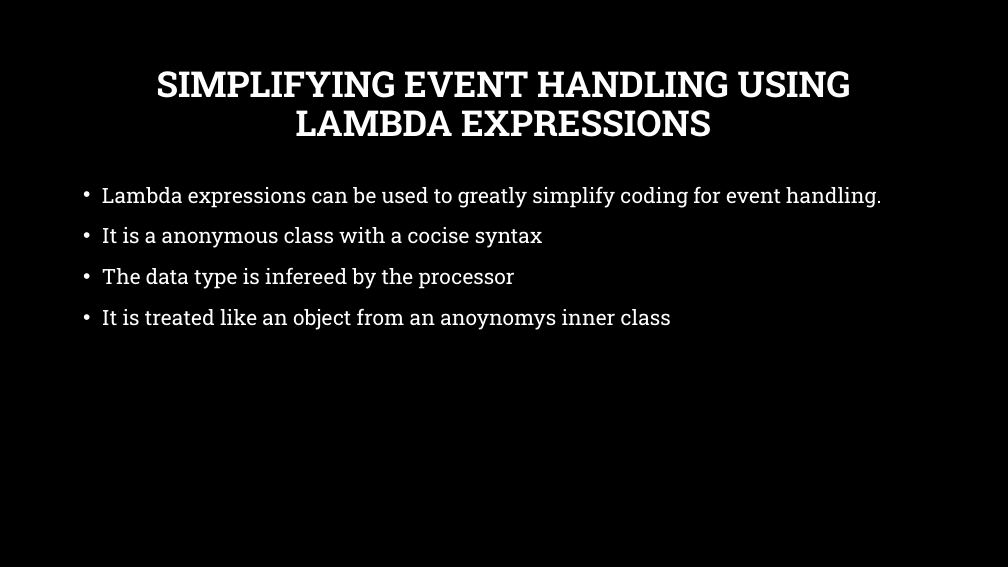
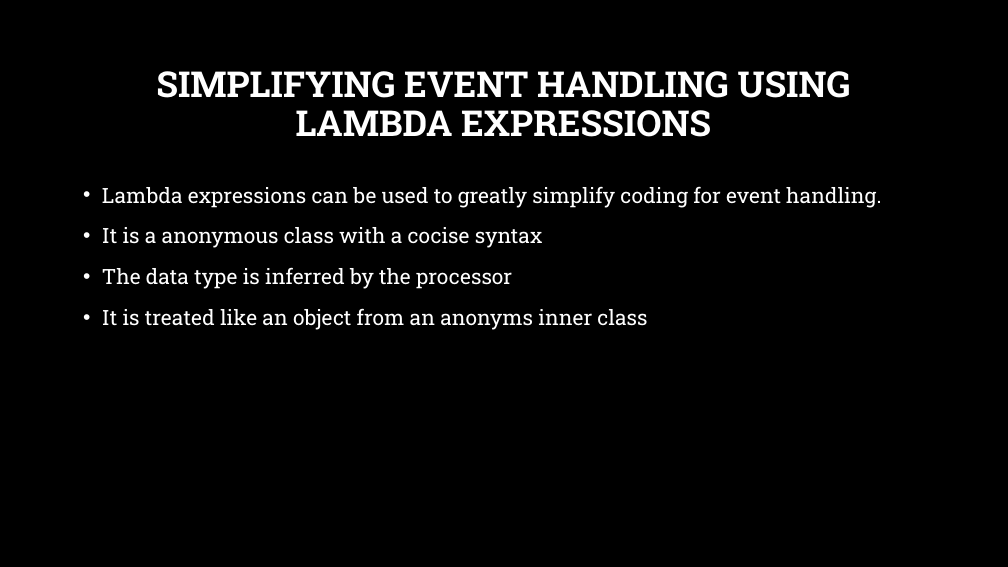
Before and after one commit to HayleyJones/Testing, a slide deck: slide 10 of Chapter 15.pptx. Drawn at 1008x567 pixels with LibreOffice and Linux fonts; fonts in the diff are those of the drawing; background and template pictures are left out. Boxes give left, top, right and bottom in pixels: in the first picture for what was removed or moved away, otherwise in the second. Text is boxed around its words. In the diff, an @@ line names an element or a change of style, - is before the commit and + after.

Commit message:
made changes

```diff
--- a/Chapter 15.pptx
+++ b/Chapter 15.pptx
@@ text at <box>102,267,647,330</box>: text changed @@
-• The data type is infereed by the processor
-• It is treated like an object from an anoynomys inner class
+• The data type is inferred by the processor
+• It is treated like an object from an anonyms inner class
```
